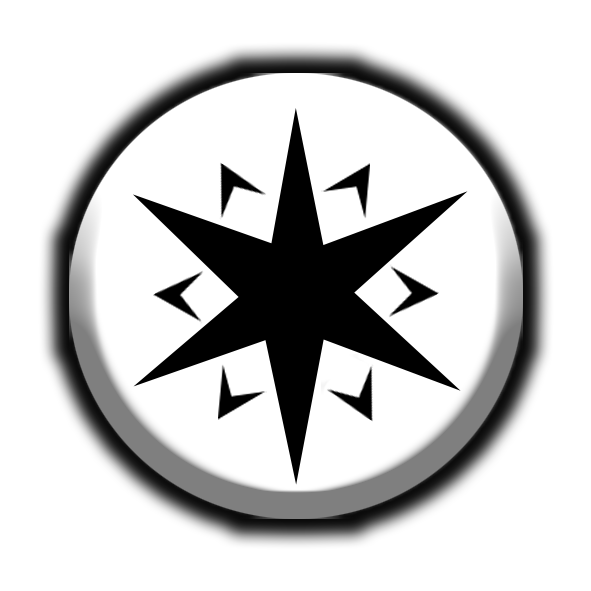
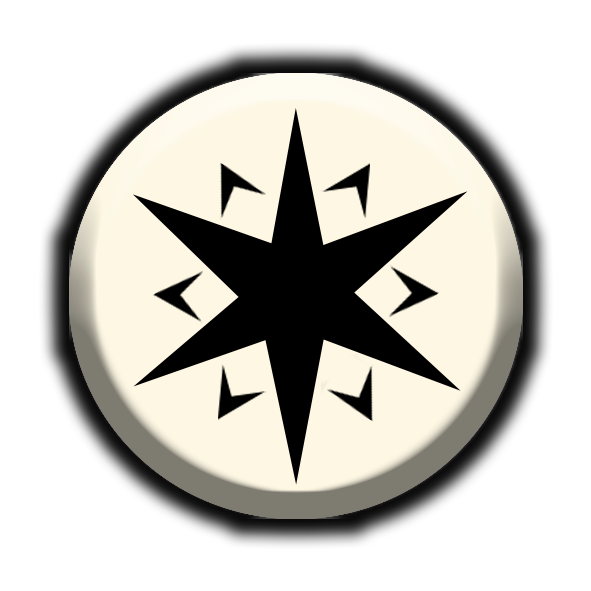
Layers edited between the first and the second w=591, h=591 image:
painted on "Vrstva 3" over [69, 73, 523, 519]
